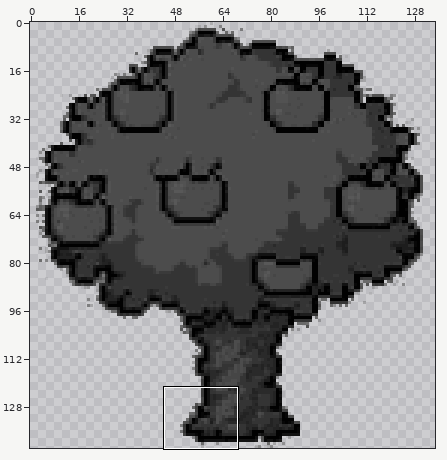
Sprite sheet: World_013/IMAGES/ELEMENTS/POMMIER/pommier_grand_bruler.png. The picture above shows the old version from afar; the outline marks the close-up.
Close-up. First the earlier version:
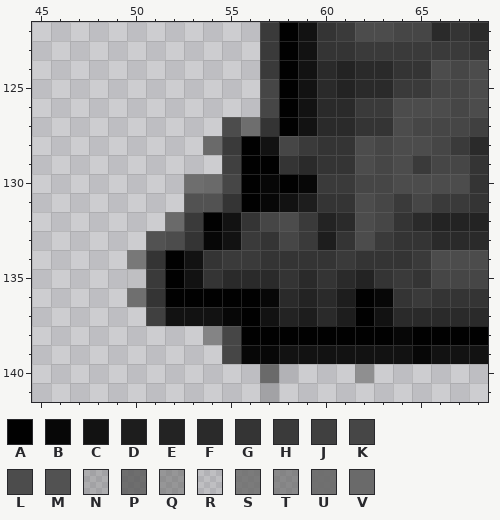
The file is 136x142 pixels. Colours within 5 levels of each other are drawn and written as one. Shown: x 45..68, y 122..141. The wide view leaves out empty margins. The commit also changed other parts of the picture, which this record leaves out.
Palette (. is transparent): A #010101  B #070707  C #121212  D #1d1d1d  E #232323  F #2a2a2a  G #343434  H #3a3a3a  J #404040  K #464646  L #4c4c4c  M #525252  N #56565644  P #565656cc  Q #65656588  R #66666622  S #666666cc  T #676767aa  U #696969ee  V #6a6a6a
Pixels before, first column x 50:
122 .......HACGHLLKKFGF
123 .......HACGGHHHHHHG
124 .......HACFEFFGGLKL
125 .......KACFEFFHHKKL
126 .......KACFFHHLLLKL
127 .....LPGACFFGGLKKKJ
128 ....VHACKHGGLKLLKHF
129 .....JAAGFGGLKLHKKG
130 ...PVKABABHHKKLLLLG
131 ...MMGABCDGGLKHKHHG
132 ..VHACGKLHEFLKGFEEE
133 .MLGBCHGKHDGLHGGFFF
134 SGACGHHGGGGHGGGHLLL
135 RHACGFFFGFGFEGHGKKK
136 UGAAAAABFEFDABGHGGG
137 .JCCCBACEDFDACFFFFF
138 ....TKAAAAAAAABAAAA
139 .....KBBCCCCCCCBCCC
140 .......VR...Q......
141 .......N...........
And afterwards:
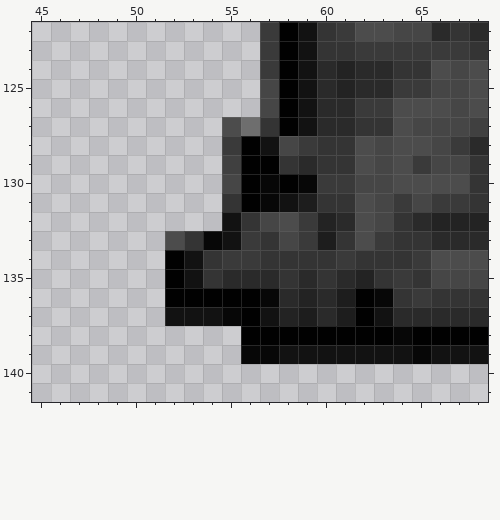
The exact change:
Colour A is removed in row 132 at x 54.
Colour G is removed in row 134 at x 51; in row 136 at x 51.
Colour H is removed in row 132 at x 53; in row 135 at x 51.
Colour J is removed in row 137 at x 51.
Colour K is removed in rows 138 to 139 at x 55.
Colour M is removed in row 131 at x 53 to 54; in row 133 at x 51.
Colour N is removed in row 141 at x 57.
Colour P is removed in row 130 at x 53.
Colour Q is removed in row 140 at x 62.
Colour R is removed in row 135 at x 50; in row 140 at x 58.
Colour S is removed in row 134 at x 50.
Colour T is removed in row 138 at x 54.
Colour U is removed in row 136 at x 50.
Colour V is removed in row 128 at x 54; in row 130 at x 54; in row 132 at x 52; in row 140 at x 57.
Where, in picture pixels (left, top, right, bottom), the same in both close-ups:
erased: (127, 136, 374, 402)
